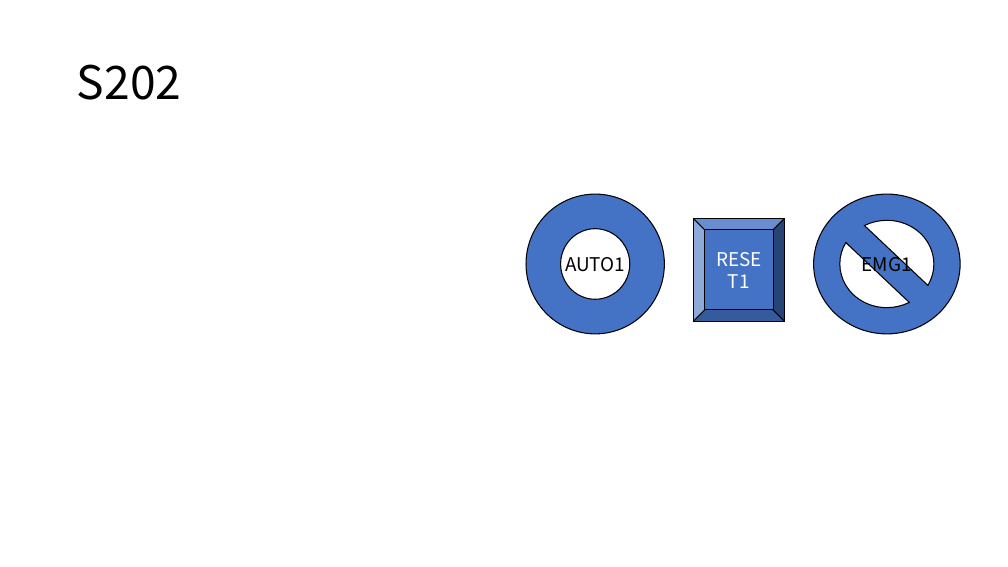
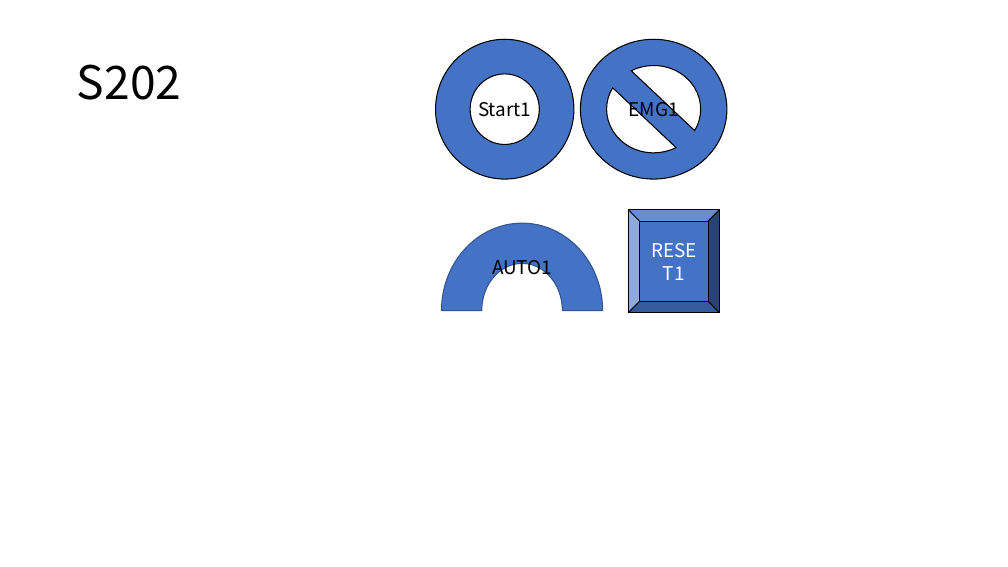
Before and after one commit to DualsoftDev/ds, a slide deck: slide 13 of DsDotNet/src/UnitTest/UnitTest.Engine/ImportOffice/Sample/TEST.pptx. Drawn at 1008x567 pixels with LibreOffice and Linux fonts; fonts in the diff are those of the drawing. Boxes give left, top, right and bottom in pixels: in the first picture for what was removed or moved away, otherwise in the second. Text is boxed around its words. In the diff, an @@ line names an element or a change of style, - is before the commit and + after.

Commit message:
StartBTN 물리 주소 입력 추가

```diff
--- a/DsDotNet/src/UnitTest/UnitTest.Engine/ImportOffice/Sample/TEST.pptx
+++ b/DsDotNet/src/UnitTest/UnitTest.Engine/ImportOffice/Sample/TEST.pptx
@@ donut added at [436,39,574,179], fill #4472C4, outline #000000 1 pt, 18 pt, text #000000 @@
+Start1
@@ no-entry sign "EMG1": place and size @@
-no-entry sign "EMG1" at [814,194,960,334]
+no-entry sign "EMG1" at [581,39,727,179]
@@ bevel "RESET1": place and size @@
-bevel "RESET1" at [693,219,785,321]
+bevel "RESET1" at [628,209,720,312]
@@ arch (boxed as its full ring) "AUTO1": place and size @@
-arch (boxed as its full ring) "AUTO1" at [526,194,665,334]
+arch (boxed as its full ring) "AUTO1" at [442,223,603,398]
@@ arch (boxed as its full ring) "AUTO1" at [442,223,603,398]: donut to arch (boxed as its full ring); outline #000000 1 pt to #325491 1 pt @@
```
Also in this commit, not shown: 3 other files.
